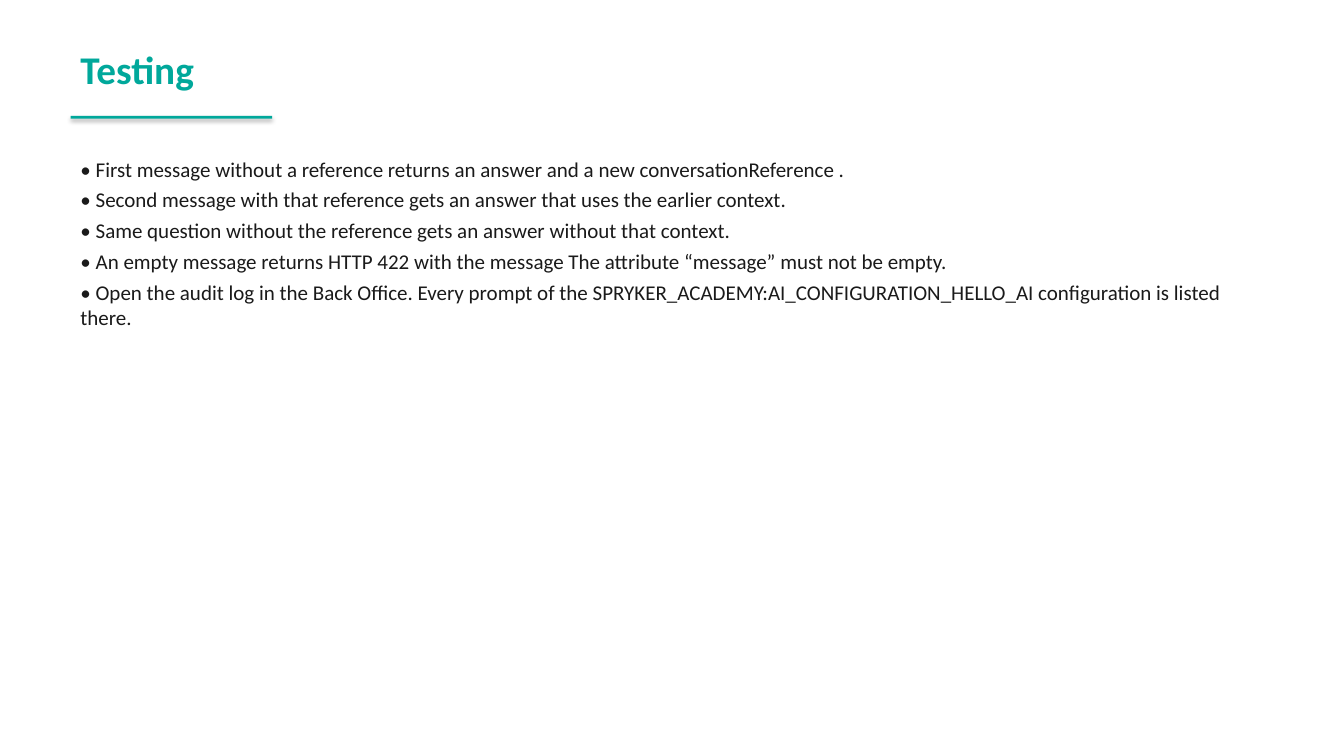
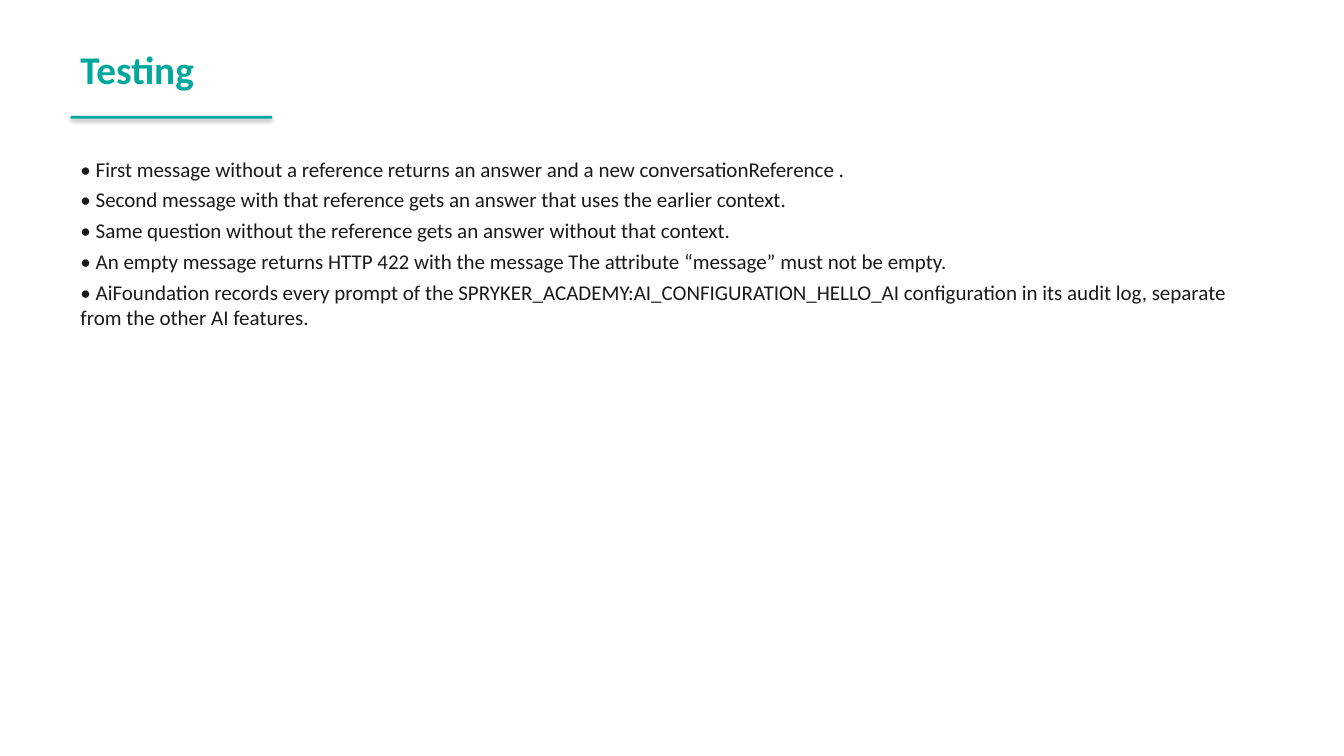
Before and after one commit to spryker-academy/instructor-exercises, a slide deck: slide 46 of guides-pptx/spryker-academy-ai.pptx. Drawn at 1344x756 pixels with LibreOffice and Linux fonts; fonts in the diff are those of the drawing. Boxes give left, top, right and bottom in pixels: in the first picture for what was removed or moved away, otherwise in the second. Text is boxed around its words. In the diff, an @@ line names an element or a change of style, - is before the commit and + after.

```diff
--- a/guides-pptx/spryker-academy-ai.pptx
+++ b/guides-pptx/spryker-academy-ai.pptx
@@ text at (80,285,1226,325): text changed @@
-• Open the audit log in the Back Office. Every prompt of the SPRYKER_ACADEMY:AI_CONFIGURATION_HELLO_AI configuration is listed there.
+• AiFoundation records every prompt of the SPRYKER_ACADEMY:AI_CONFIGURATION_HELLO_AI configuration in its audit log, separate from the other AI features.
```
Also in this commit, not shown: 9 other slides changed, 21 slides added, 13 other files.
